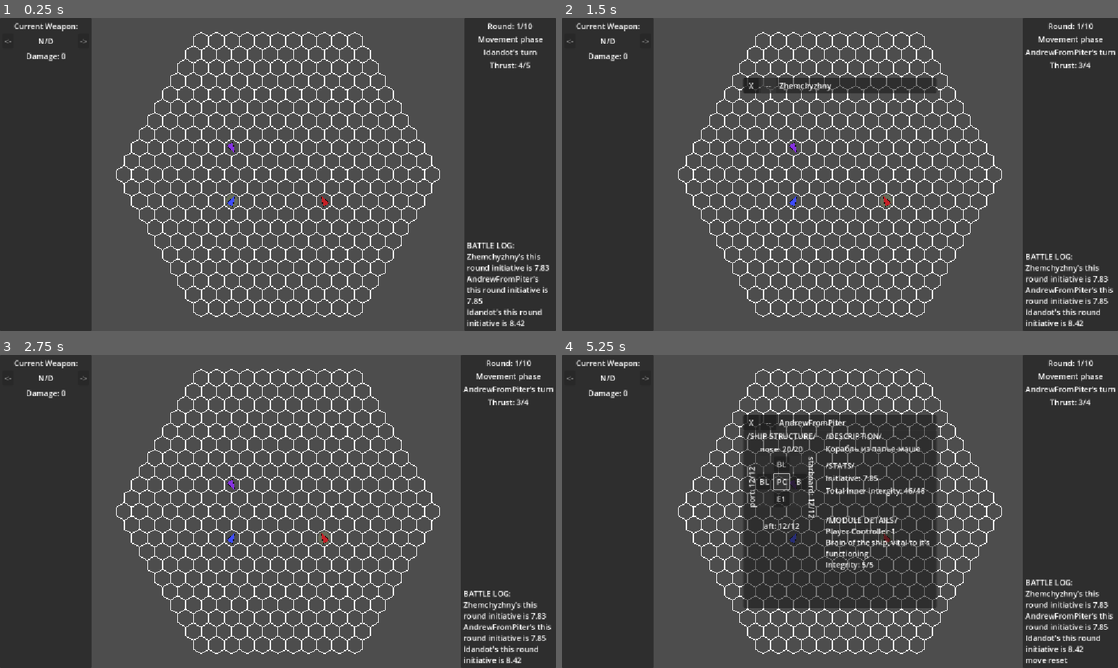
Above: before the commit, frames 1-4 (two rows, left to right).
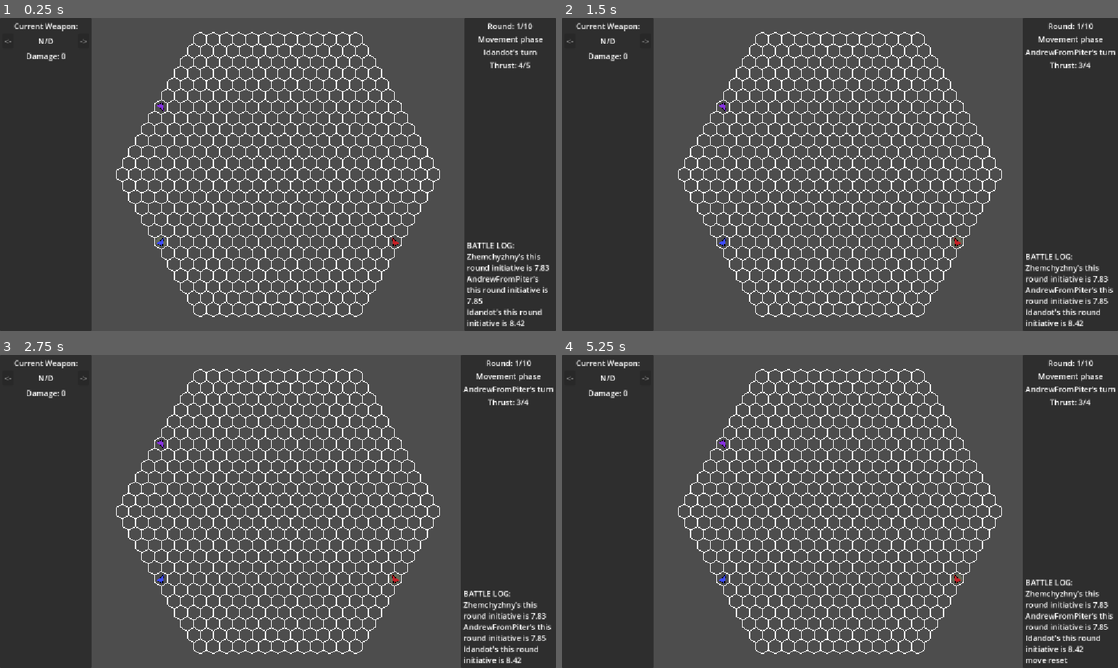
Above: after the commit, the same moments.

Repository: Idandot/Space-Arena
Game: Godot game, scene res://Base Class/Arena.tscn
The game is run twice, just before and just after one commit, with the same random seed, the same clock (stepped at 60 frames per second) and the same inputs.
Inputs (mouse positions are in pixels of both pictures, inside the frame that each line leads up to):
- Up to frame 1 (0.25 s): no input
- Up to frame 2 (1.5 s): tap Enter (end_turn) at 0.5 s; drag from (795, 146) to (684, 174) at 0.52 s; click (767, 86) at 1.25 s, where only the run before the commit has a clickable "--"
- Up to frame 3 (2.75 s): click (189, 423) at 2 s, where only the run before the commit has a clickable "X"
- Up to frame 4 (5.25 s): tap Backspace (reset_move) at 2.75 s; drag from (884, 539) to (684, 511) at 2.77 s; click (778, 464) at 3.5 s, where only the run before the commit has a clickable "BL"; click (762, 480) at 4.25 s, where only the run before the commit has a clickable "BL"; click (778, 480) at 5 s, where only the run before the commit has a clickable "PC"

The runs differ from the first frame. In frame 1, 9.3% of the frame differs, in the area x 21-79%, y 4-96%; in frame 2, 10%; in frame 3, 9.3%; in frame 4, 25%.

Commit message:
Snapshot before Godot v4.7.2 migration

Diff:
--- a/Base Class/Arena.tscn
+++ b/Base Class/Arena.tscn
@@ -20,6 +20,7 @@
 
 [node name="Arena" type="Node2D"]
 script = ExtResource("1_q4evv")
+arena_radius = 12
 hex_scene = ExtResource("3_4hi4l")
 game_config = SubResource("Resource_c5xbw")
 
--- a/Base Class/CurrentWeaponUI.gd
+++ b/Base Class/CurrentWeaponUI.gd
@@ -25,7 +25,7 @@
 	if module_integrity.current <= 0:
 		damage_label.text = "Damage: 0"
 	else:
-		damage_label.text = "Damage: %d" % weapon.weapon_stats.damage
+		damage_label.text = "OFFLINE"
 
 func _on_phase_started(phase: Enums.game_states) -> void:
 	if phase != Enums.game_states.ACTION:
--- a/Resources/ActorConfigs/AndrewFromPiter.tres
+++ b/Resources/ActorConfigs/AndrewFromPiter.tres
@@ -53,7 +53,7 @@
 scene = ExtResource("1_iwcug")
 color = Color(0.7742363, 0.12773049, 0.15103745, 1)
 unique_spawnpoint = true
-spawn_point = Vector2i(2, 2)
+spawn_point = Vector2i(6, 6)
 initial_facing = "LUU"
 initiative = 7
 display_name = "AndrewFromPiter"
--- a/Resources/ActorConfigs/Idandot.tres
+++ b/Resources/ActorConfigs/Idandot.tres
@@ -55,7 +55,7 @@
 scene = ExtResource("4_cgs4t")
 color = Color(0.23760805, 0.29371986, 1, 1)
 unique_spawnpoint = true
-spawn_point = Vector2i(-4, 2)
+spawn_point = Vector2i(-12, 6)
 initial_facing = "RUU"
 initiative = 8
 display_name = "Idandot"
--- a/Resources/ActorConfigs/Zhemchyzhny.tres
+++ b/Resources/ActorConfigs/Zhemchyzhny.tres
@@ -54,7 +54,7 @@
 scene = ExtResource("1_a2rwf")
 color = Color(0.5237394, 0.19316378, 0.879081, 1)
 unique_spawnpoint = true
-spawn_point = Vector2i(-2, -2)
+spawn_point = Vector2i(-6, -6)
 initial_facing = "RDD"
 initiative = 7
 display_name = "Zhemchyzhny"
